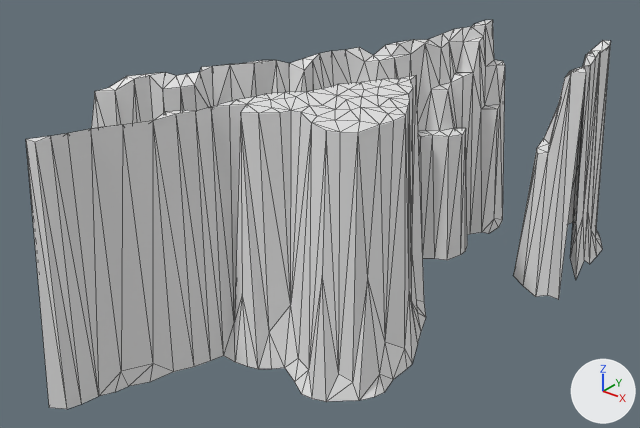
The FBX model Assets/Model/Stage2/Wall4Low.fbx, before and after one commit.
Rendered twice from a 50 mm camera at (372.0, -527.0, 275.0) aimed at (-23.0, -34.0, -30.0). The lights are fixed; the arrows at lower right show +X, +Y and +Z. Mesh edges are drawn as thin lines. Where no turn or scale is listed for an object, it has been applied to the vertices.

Before the edit, the objects in view are built like this:
```python
me_wall4_001 = bpy.data.meshes.new('Wall4.001')
me_wall4_001.from_pydata(...)  # 492 vertices, 816 faces; spans x -610.0..-301.0, y -2975.0..-2494.0, z -109.0..84.0
me_wall4_001.materials.append(mat_default_obj_005)  # white #e7e7e7
ob_wall4_001 = bpy.data.objects.new('Wall4.001', me_wall4_001)
ob_wall4_001.location = (434.0, 2713.0, 0.0)
```
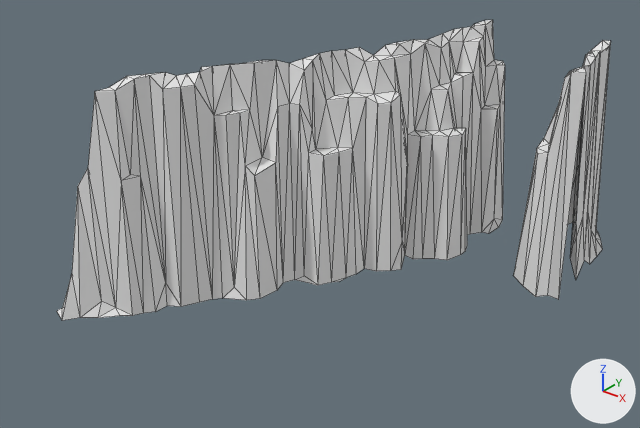
The change, as a diff of the scene's bpy script:
```diff
--- a/Assets/Model/Stage2/Wall4Low.fbx.py
+++ b/Assets/Model/Stage2/Wall4Low.fbx.py
@@ me_wall4_001 @@
 me_wall4_001.from_pydata(...)  # 492 vertices, 816 faces; spans x -610.0..-301.0, y -2975.0..-2494.0, z -109.0..84.0
 # used by ob_wall4_001; location = (434.0, 2713.0, 0.0)
+# me_wall4_001 part 1: the loose piece of 201 vertices spanning x -535.0..-340.0, y -2975.0..-2696.0, z -108.0..84.0 is deleted
 me_wall4_001.materials.append(mat_default_obj_005)
```

Boxes (x1, y1, x2, y2) around the edits, measured in the pictures (640 x 428 px):
'Wall4.001', reshaped (23% shorter): before (26, 20, 611, 409); after (57, 20, 611, 321)
part 1 of me_wall4_001, deleted: before (26, 76, 426, 409)
